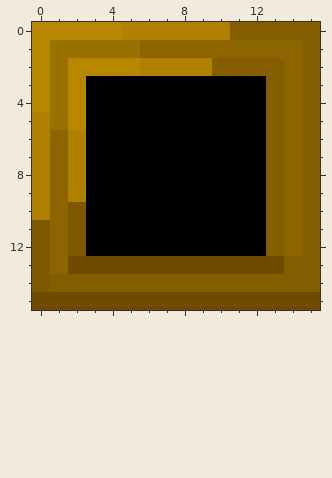
One commit to this pixel-art sprite: src/main/resources/assets/nfc/stationapi/textures/block/machines/filtering_item_chute_bottom.png. Above is the file before it was changed.
The file is 16x16 pixels. Colours within 5 levels of each other are drawn and written as one.
Once edited:
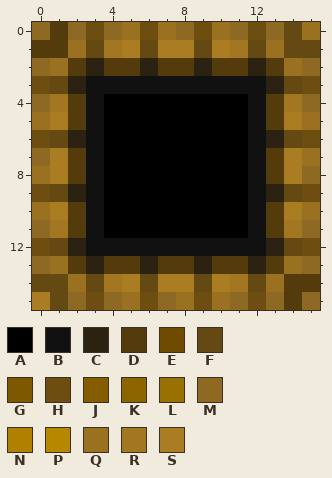
Palette (. is transparent): A #000000  B #111111  C #2c2211  D #543b0c  E #6f4b00  F #654912  G #7d5800  H #6e4e10  J #845d00  K #8c6400  L #987100  M #8d6923  N #b08000  P #b88700  Q #9a7121  R #a37721  S #ab7d23
Commit: Add the last missing Chute Textures
Change:
@@ x 0..15 @@
- 0 PPPPPNNNNNNJJJJJ
- 1 PLLLLLKKKKKKKKKJ
- 2 PLPPPPNNNNJJJJKJ
- 3 PLPAAAAAAAAAAJKJ
- 4 PLPAAAAAAAAAAJKJ
- 5 NLPAAAAAAAAAAJKJ
- 6 NKNAAAAAAAAAAJKJ
- 7 NKNAAAAAAAAAAJKJ
- 8 NKNAAAAAAAAAAJKJ
- 9 NKNAAAAAAAAAAJKJ
-10 NKGAAAAAAAAAAJKJ
-11 GKGAAAAAAAAAAJKJ
-12 GKGAAAAAAAAAAJKJ
-13 GKEEEEEEEEEEEEJJ
-14 GJJJJJJJJJJJJJJJ
-15 EEEEEEEEEEEEEEEE
+ 0 MDMHMQHQMHQMHMFQ
+ 1 DDQFRSFSSFSRFQFF
+ 2 MQDCDDCDDCDDCDQM
+ 3 HFCBBBBBBBBBBCFH
+ 4 MRDBAAAAAAAABDRM
+ 5 QSDBAAAAAAAABDSQ
+ 6 HFCBAAAAAAAABCFH
+ 7 MSDBAAAAAAAABDSQ
+ 8 QSDBAAAAAAAABDSM
+ 9 HFCBAAAAAAAABCFH
+10 QSDBAAAAAAAABDSQ
+11 MRDBAAAAAAAABDRM
+12 HFCBBBBBBBBBBCFH
+13 MQDCDDCDDCDDCDQM
+14 FFQFRSFSSFSRFQDD
+15 SFMHMQHMQHQMHMDM
Pixel boxes of the changes (left, top, right, bottom) in both pictures:
changed: (32, 22, 320, 310)
